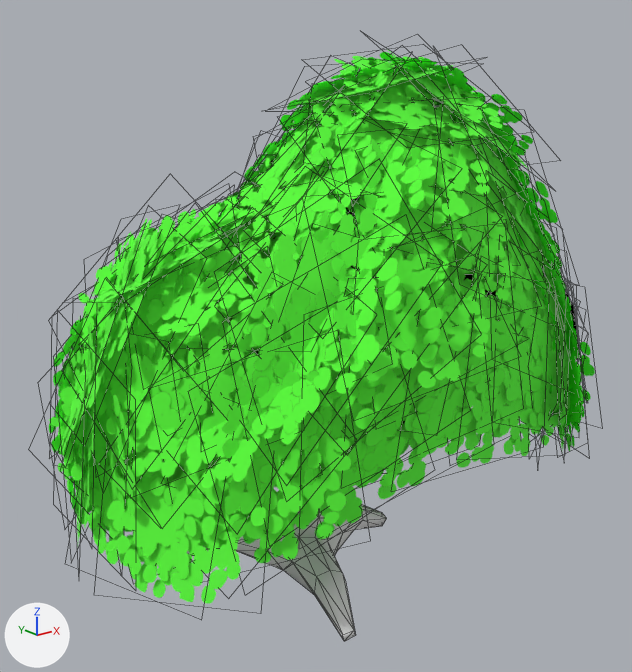
The FBX model Assets/Models/Foliage/Tree E 1.fbx: old version first, new version second.
Before and after are seen from a 50 mm lens placed at (-8.26, -10.74, 8.1), pointed at (0.54, 0.26, 3.7). The lights are fixed; the arrows at lower left show +X, +Y and +Z. Mesh edges are drawn as thin lines. Objects named as collision shapes, trigger or cutter boxes, shadow casters or lower levels of detail are left out. Where no turn or scale is listed for an object, it has been applied to the vertices.

The first picture shows 'Tree E 1 LOD0'.
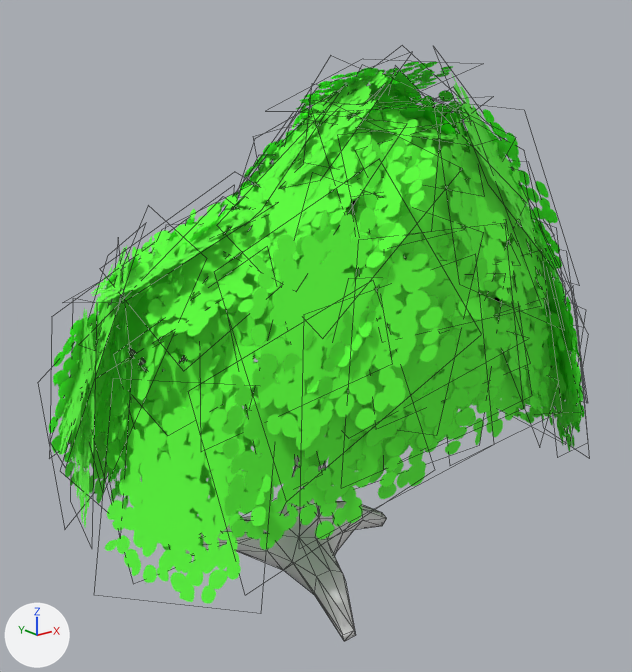
Boxes (x1, y1, x2, y2) around the edits, measured in the pictures (632 x 672 px):
'Tree E 1 LOD0', reshaped
    before: (49, 49, 595, 641)
    after: (49, 62, 585, 641)
part 1 of me_plane_019, deleted (green)
    before: (49, 49, 595, 598)

Edits to the bpy script that builds the scene:
```text
Change me_plane_019:
    used by ob_tree_e_1_lod0; location = (0.0, 0.0, 0.0)
    remove me_plane_019.from_pydata(...)  # 819 vertices, 598 faces; spans x -4.23..6.65, y -3.2..3.03, z -0.24..8.57
    add me_plane_019.from_pydata(...)  # 539 vertices, 528 faces; spans x -4.23..6.65, y -3.2..2.9, z -0.24..8.36
    me_plane_019 part 1: 70 loose pieces with 280 vertices, spanning x -4.08..5.99, y -3.13..3.03, z 0.61..8.57, are deleted
```
